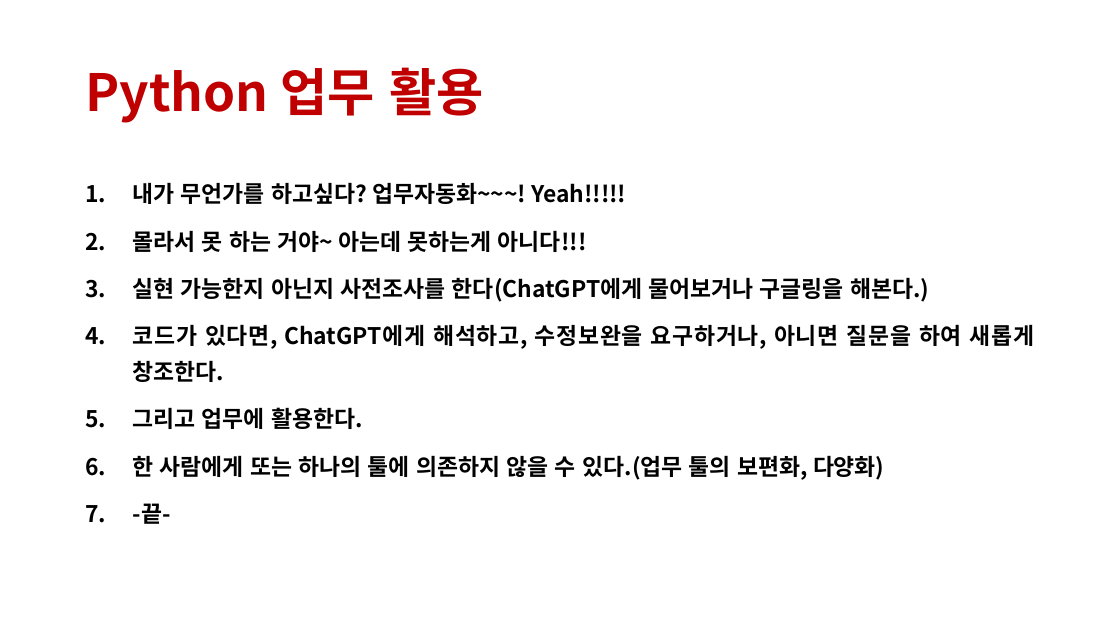
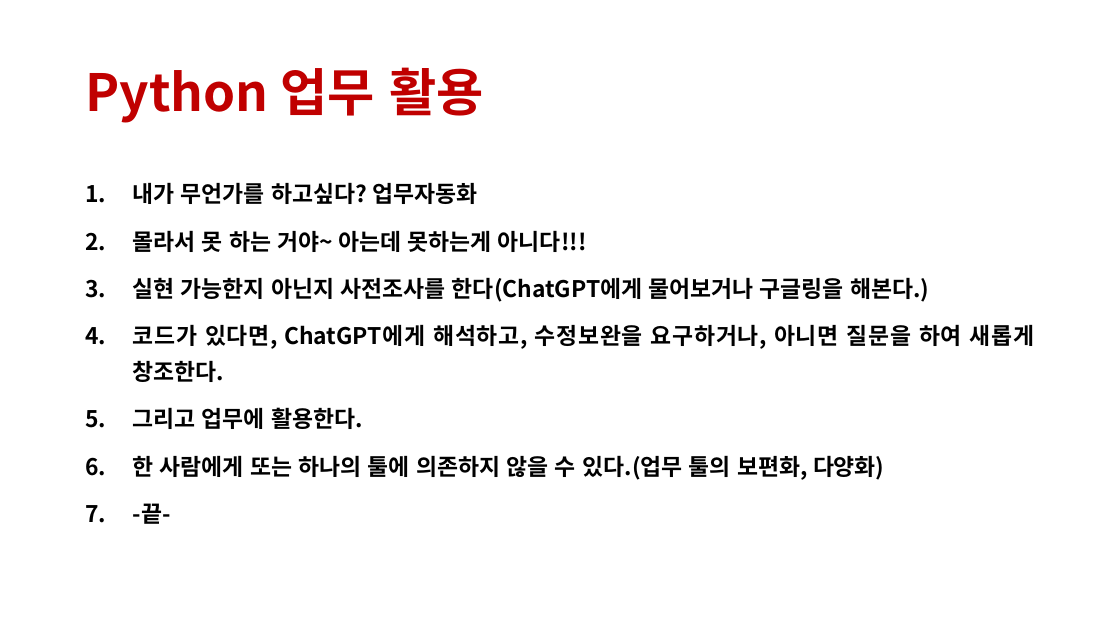
Before and after one commit to lolsaless/Python, a slide deck: slide 18 of PPT/202306023_북부청사 발표/프롬프트 실습(북부청사).pptx (slide 19 before the commit). Drawn at 1120x630 pixels with LibreOffice and Linux fonts; fonts in the diff are those of the drawing. Boxes give left, top, right and bottom in pixels: in the first picture for what was removed or moved away, otherwise in the second. Text is boxed around its words. In the diff, an @@ line names an element or a change of style, - is before the commit and + after.

```diff
--- a/PPT/202306023_북부청사 발표/프롬프트 실습(북부청사).pptx
+++ b/PPT/202306023_북부청사 발표/프롬프트 실습(북부청사).pptx
@@ text at [133, 182, 477, 204]: text changed @@
-1. 내가 무언가를 하고싶다? 업무자동화~~~! Yeah!!!!!
+1. 내가 무언가를 하고싶다? 업무자동화
```
Also in this commit, not shown: 1 other slide changed, 8 slides removed.
